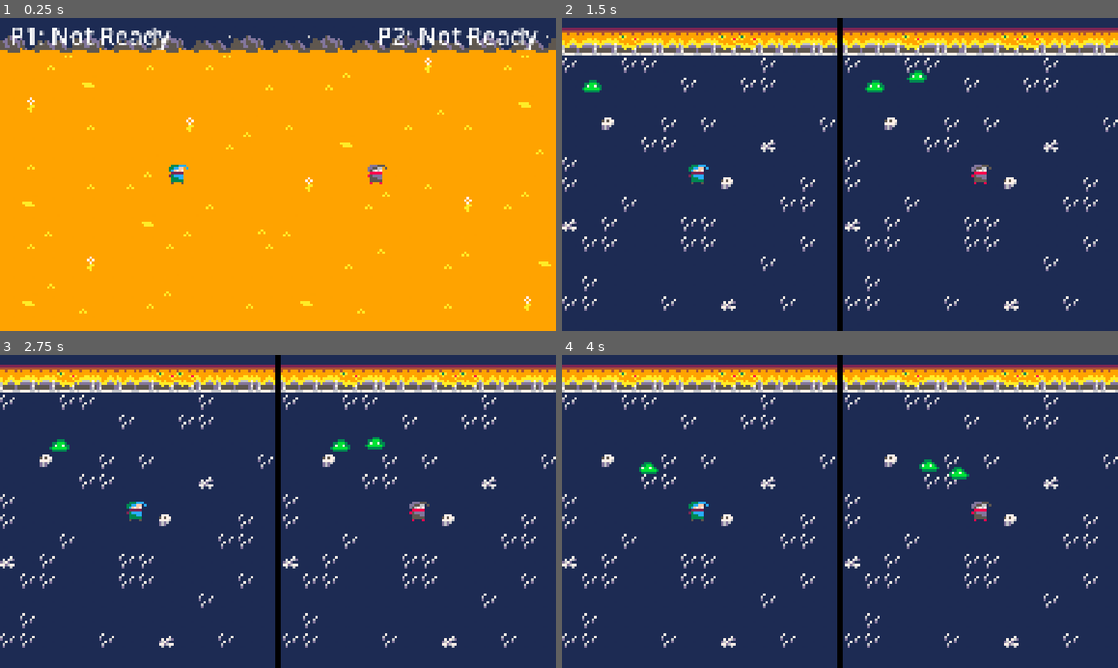
Above: before the commit, frames 1-4 (two rows, left to right).
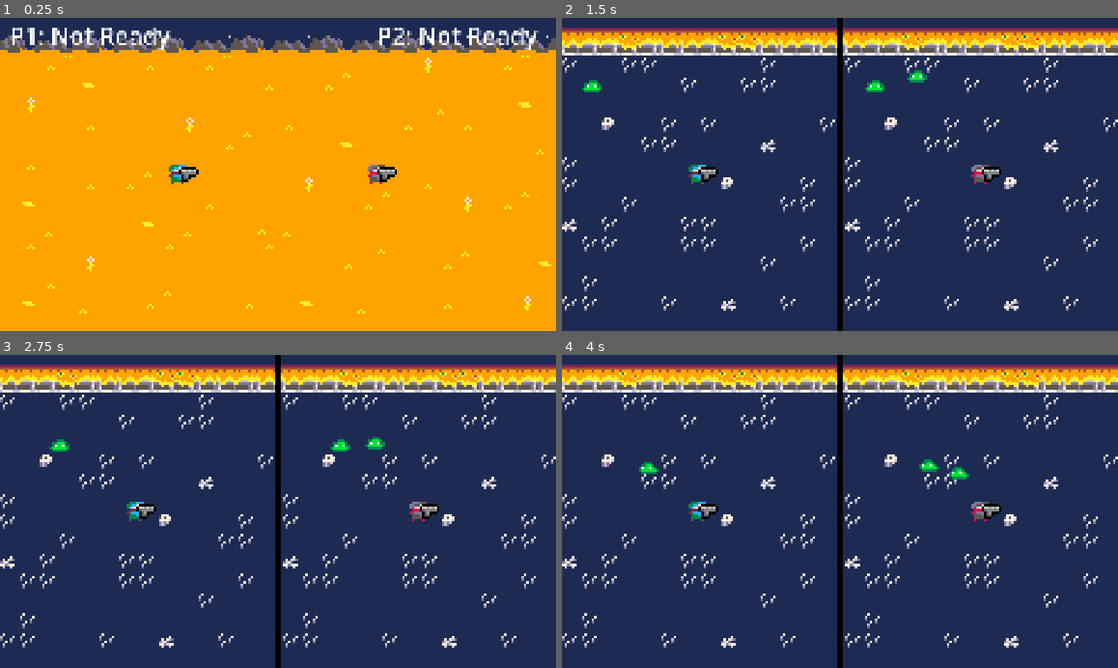
Above: after the commit, the same moments.

Repository: SamZhang150/rivals-ascent
Game: Godot game, scene res://scenes/core/splitscreen.tscn
Same seed, same stepped clock (60 frames per second), same inputs: the game is played once before the commit and once after it.
Inputs (mouse positions are in pixels of both pictures, inside the frame that each line leads up to):
- Up to frame 1 (0.25 s): no input
- Up to frame 2 (1.5 s): tap Enter at 0.5 s; move the mouse to (962, 158) at 0.52 s; hold Shift (p1_ready) 0.53-1.28 s; tap Space at 1.25 s; move the mouse to (728, 190) at 1.27 s; tap M (p2_ready) at 1.35 s
- Up to frame 3 (2.75 s): move the mouse to (333, 442) at 2.02 s; hold Shift (p1_ready) from 2.03 s (still down)
- Up to frame 4 (4 s): move the mouse to (812, 574) at 2.77 s; release Shift (p1_ready) at 2.78 s; tap M (p2_ready) at 2.85 s; move the mouse to (1006, 558) at 3.52 s; hold Shift (p1_ready) from 3.53 s (still down)

The runs differ from the first frame. In frame 1, 0.3% of the frame differs, in the area x 32-72%, y 47-53%; in frame 2, 0.3%, in the area x 24-79%, y 47-53%; in frame 3, 0.3%; in frame 4, 0.3%.

Commit message:
add working pistol

Diff:
--- /dev/null
+++ b/scenes/entities/weapons/laser_projectile.tscn
@@ -0,0 +1,14 @@
+[gd_scene format=3 uid="uid://o5n41athbj2o"]
+
+[ext_resource type="Script" uid="uid://bvxaper7lmckk" path="res://scripts/weapons/laser_projectile.gd" id="1_8yp8m"]
+
+[sub_resource type="RectangleShape2D" id="RectangleShape2D_7w3fs"]
+size = Vector2(14, 4)
+
+[node name="LaserProjectile" type="Area2D" unique_id=95862038]
+collision_layer = 0
+collision_mask = 49
+script = ExtResource("1_8yp8m")
+
+[node name="CollisionShape2D" type="CollisionShape2D" parent="." unique_id=1418786239]
+shape = SubResource("RectangleShape2D_7w3fs")
--- a/scenes/entities/weapons/pistol.tscn
+++ b/scenes/entities/weapons/pistol.tscn
@@ -2,10 +2,7 @@
 
 [ext_resource type="Texture2D" uid="uid://ce8ba5aftjvwc" path="res://assets/sprites/weapons/pistol.png" id="1_jgh6n"]
 [ext_resource type="Script" uid="uid://do6ylt0ahl1lb" path="res://scripts/weapons/gun.gd" id="1_pojl6"]
-
-[sub_resource type="AtlasTexture" id="AtlasTexture_pojl6"]
-atlas = ExtResource("1_jgh6n")
-region = Rect2(0, 0, 12, 8)
+[ext_resource type="PackedScene" uid="uid://o5n41athbj2o" path="res://scenes/entities/weapons/laser_projectile.tscn" id="2_o4rq5"]
 
 [sub_resource type="AtlasTexture" id="AtlasTexture_3dj15"]
 atlas = ExtResource("1_jgh6n")
@@ -19,12 +16,13 @@
 atlas = ExtResource("1_jgh6n")
 region = Rect2(36, 0, 12, 8)
 
+[sub_resource type="AtlasTexture" id="AtlasTexture_pojl6"]
+atlas = ExtResource("1_jgh6n")
+region = Rect2(0, 0, 12, 8)
+
 [sub_resource type="SpriteFrames" id="SpriteFrames_kkxoa"]
 animations = [{
 "frames": [{
-"duration": 1.0,
-"texture": SubResource("AtlasTexture_pojl6")
-}, {
 "duration": 0.5,
 "texture": SubResource("AtlasTexture_3dj15")
 }, {
@@ -49,9 +47,15 @@
 
 [node name="Pistol" type="Node2D" unique_id=1518235098]
 script = ExtResource("1_pojl6")
+fire_rate = 6.0
+damage = 10
+bullet_length = 4.0
+bullet_speed = 280.0
+max_ammo = 10
+reload_time = 1.0
+current_ammo = 10
+projectile_scene = ExtResource("2_o4rq5")
 
 [node name="AnimatedSprite2D" type="AnimatedSprite2D" parent="." unique_id=110348040]
 sprite_frames = SubResource("SpriteFrames_kkxoa")
 animation = &"fire"
-frame = 3
-frame_progress = 1.0
--- /dev/null
+++ b/scenes/levels/main_menu.tscn
@@ -0,0 +1,29 @@
+[gd_scene format=3 uid="uid://b1envwqcleqv6"]
+
+[ext_resource type="Script" path="res://scenes/core/main_menu.gd" id="1_fsby3"]
+[ext_resource type="Texture2D" uid="uid://dkgcfxryu0qe2" path="res://assets/sprites/ui/play.png" id="2_geflf"]
+[ext_resource type="Texture2D" uid="uid://p5wu83a55lgn" path="res://assets/sprites/ui/playpress.png" id="3_fkd6t"]
+[ext_resource type="Texture2D" uid="uid://do5f8jg22h2m4" path="res://assets/sprites/ui/playhover.png" id="4_keln3"]
+
+[node name="MainMenu" type="Control" unique_id=1201258221]
+layout_mode = 3
+anchors_preset = 0
+offset_right = 40.0
+offset_bottom = 40.0
+script = ExtResource("1_fsby3")
+
+[node name="TextureRect" type="TextureRect" parent="." unique_id=1210137148]
+layout_mode = 0
+offset_right = 40.0
+offset_bottom = 40.0
+
+[node name="TextureButton" type="TextureButton" parent="." unique_id=170748528]
+layout_mode = 0
+offset_left = 84.0
+offset_top = 56.0
+offset_right = 624.0
+offset_bottom = 236.0
+scale = Vector2(0.1, 0.1)
+texture_normal = ExtResource("2_geflf")
+texture_pressed = ExtResource("3_fkd6t")
+texture_hover = ExtResource("4_keln3")
--- a/scripts/enemies/slime.gd
+++ b/scripts/enemies/slime.gd
@@ -3,7 +3,7 @@
 signal died
 
 @export var speed := randf_range(10, 15)
-@export var max_health := 7
+@export var max_health := 70
 @export var touch_damage := 2
 @export var knockback_strength := 110.0
 
--- a/scripts/player.gd
+++ b/scripts/player.gd
@@ -21,7 +21,8 @@
 # ─── CONFIG ──────────────────────────────────────────────
 @export var speed: float = 50.0
 @export var max_health: int = 100
-@export var attack_damage: int = 20
+@export var starter_weapon_scene: PackedScene = preload("res://scenes/entities/weapons/pistol.tscn")
+@export var weapon_offset: Vector2 = Vector2(5, -1)
 
 # ─── STATE ───────────────────────────────────────────────
 var player_id: int = 1  # set by game manager on spawn
@@ -29,6 +30,8 @@
 var can_attack: bool = false
 var health: int = max_health
 var is_attacking: bool = false
+var last_move_direction: Vector2 = Vector2.RIGHT
+var equipped_weapon: Node2D = null
 
 # Shop / progression state
 var gold: int = 100
@@ -57,10 +60,10 @@
 	# Connect hitbox to receive damage
 	var hitbox := $HitboxArea
 	hitbox.add_to_group("player_hitbox")
-	hitbox.area_entered.connect(_on_hitbox_area_entered)
 
 	health = max_health
 	$AnimatedSprite2D.play(_prefix + "idle")
+	_equip_starter_weapon()
 
 
 func _physics_process(_delta: float) -> void:
@@ -80,11 +83,12 @@
 	input_dir.y = Input.get_axis(_prefix + "up", _prefix + "down")
 	input_dir = input_dir.normalized()
 	if input_dir != Vector2.ZERO:
-		input_dir = input_dir.normalized()
+		last_move_direction = input_dir
 		velocity = input_dir * speed
 		$AnimatedSprite2D.play(_prefix + "run")
 		if input_dir.x != 0:
 			$AnimatedSprite2D.flip_h = input_dir.x < 0
+		_update_weapon_pose(input_dir)
 	else:
 		velocity = velocity.move_toward(Vector2.ZERO, speed)
 		$AnimatedSprite2D.play(_prefix + "idle")
@@ -111,8 +115,68 @@
 	if not can_attack:
 		return
 
-	if event.is_action_pressed(_prefix + "attack") and not is_attacking:
-		_perform_attack()
+
+func can_fire_weapon() -> bool:
+	return not shop_ui_open and can_move and visible
+
+
+func get_last_move_direction() -> Vector2:
+	return last_move_direction
+
+
+func get_attack_action_name() -> String:
+	return _prefix + "attack"
+
+
+func _equip_starter_weapon() -> void:
+	if starter_weapon_scene == null:
+		return
+	if equipped_weapon != null and is_instance_valid(equipped_weapon):
+		equipped_weapon.queue_free()
+
+	equipped_weapon = starter_weapon_scene.instantiate() as Node2D
+	if equipped_weapon == null:
+		return
+
+	equipped_weapon.position = weapon_offset
+	add_child(equipped_weapon)
+	_update_weapon_pose(last_move_direction)
+
+
+func _update_weapon_pose(move_dir: Vector2) -> void:
+	if equipped_weapon == null or not is_instance_valid(equipped_weapon):
+		return
+
+	if move_dir == Vector2.ZERO:
+		move_dir = last_move_direction
+	move_dir = move_dir.normalized()
+
+	var x: float = absf(weapon_offset.x)
+	var y: float = weapon_offset.y
+	var on_right_semicircle: bool = move_dir.x > 0.0
+
+	if absf(move_dir.x) >= absf(move_dir.y):
+		if move_dir.x < 0.0:
+			equipped_weapon.position = Vector2(-x, y)
+		else:
+			equipped_weapon.position = Vector2(x, y)
+	else:
+		if move_dir.y < 0.0:
+			equipped_weapon.position = Vector2(y, -x)
+		else:
+			equipped_weapon.position = Vector2(y, x)
+
+	if on_right_semicircle:
+		var right_angle: float = atan2(move_dir.y, move_dir.x)
+		equipped_weapon.rotation = PI + right_angle
+	else:
+		var left_angle: float = atan2(-move_dir.y, -move_dir.x)
+		equipped_weapon.rotation = left_angle
+
+	var weapon_sprite := equipped_weapon.get_node_or_null("AnimatedSprite2D") as AnimatedSprite2D
+	if weapon_sprite != null:
+		weapon_sprite.flip_h = false
+		weapon_sprite.flip_v = on_right_semicircle
 
 
 func _perform_attack() -> void:
@@ -127,18 +191,6 @@
 	is_attacking = false
 	attack_area.monitoring = false
 
-
-func _on_hitbox_area_entered(area: Area2D) -> void:
-	# Check if the incoming area is another player's AttackArea
-	var attacker := area.get_parent()
-
-	if attacker == null or attacker == self:
-		return
-
-	if attacker.is_in_group("player"):
-		take_damage(attacker.attack_damage)
-
-
 func take_damage(amount: int) -> void:
 	health -= amount
 
--- a/scripts/weapons/gun.gd
+++ b/scripts/weapons/gun.gd
@@ -1,11 +1,115 @@
 extends Node2D
 
+@export var fire_rate: float = 5.0
+@export var is_auto: bool = false
+@export var damage: int = 2
+@export var bullet_radius: float = 2.0
+@export var bullet_length: float = 10.0
+@export var bullet_speed: float = 260.0
+@export var max_ammo: int = 8
+@export var reload_time: float = 1.1
+@export var current_ammo: int = 8
+@export var projectile_scene: PackedScene
 
-# Called when the node enters the scene tree for the first time.
-func _ready() -> void:
-	pass # Replace with function body.
+var _fire_cooldown: float = 0.0
+var _reload_cooldown: float = 0.0
+var _is_reloading: bool = false
+
+@onready var sprite: AnimatedSprite2D = $AnimatedSprite2D
 
 
-# Called every frame. 'delta' is the elapsed time since the previous frame.
+func _ready() -> void:
+	current_ammo = clamp(current_ammo, 0, max_ammo)
+	sprite.animation_finished.connect(_on_gun_animation_finished)
+	sprite.play("idle")
+
+
 func _process(delta: float) -> void:
-	pass
+	_fire_cooldown = max(_fire_cooldown - delta, 0.0)
+
+	if _is_reloading:
+		_reload_cooldown -= delta
+		if _reload_cooldown <= 0.0:
+			_finish_reload()
+		return
+
+	if not _can_owner_shoot():
+		return
+
+	var owner_player := get_parent()
+	if owner_player == null:
+		return
+
+	var action := owner_player.call("get_attack_action_name") as String
+	if action.is_empty():
+		return
+
+	var wants_to_fire := Input.is_action_pressed(action) if is_auto else Input.is_action_just_pressed(action)
+	if wants_to_fire:
+		try_fire()
+
+
+func try_fire() -> void:
+	if _fire_cooldown > 0.0 or _is_reloading:
+		return
+
+	if current_ammo <= 0:
+		_start_reload()
+		return
+
+	var owner_player := get_parent()
+	if owner_player == null:
+		return
+
+	var projectile := projectile_scene.instantiate()
+	if projectile == null:
+		return
+
+	var shoot_dir := owner_player.call("get_last_move_direction") as Vector2
+	if shoot_dir == Vector2.ZERO:
+		shoot_dir = Vector2.RIGHT
+
+	current_ammo -= 1
+	_fire_cooldown = 1.0 / max(fire_rate, 0.01)
+
+	var spawn_distance := (bullet_length * 0.5) + (bullet_radius * 3.0)
+	projectile.global_position = global_position + (shoot_dir * spawn_distance)
+	projectile.rotation = shoot_dir.angle()
+	projectile.call("setup", damage, bullet_radius, bullet_length, bullet_speed, shoot_dir, owner_player)
+
+	var world := get_tree().current_scene
+	if world == null:
+		world = get_tree().root
+	world.add_child(projectile)
+
+	sprite.play("fire")
+	if current_ammo <= 0:
+		_start_reload()
+
+
+func _start_reload() -> void:
+	if _is_reloading or current_ammo >= max_ammo:
+		return
+	_is_reloading = true
+	_reload_cooldown = max(reload_time, 0.05)
+
+
+func _finish_reload() -> void:
+	_is_reloading = false
+	current_ammo = max_ammo
+
+
+func _can_owner_shoot() -> bool:
+	var owner_player := get_parent()
+	if owner_player == null:
+		return false
+	if not owner_player.is_in_group("player"):
+		return false
+	if owner_player.has_method("can_fire_weapon"):
+		return owner_player.call("can_fire_weapon")
+	return true
+
+
+func _on_gun_animation_finished() -> void:
+	if sprite.animation == "fire":
+		sprite.play("idle")
--- /dev/null
+++ b/scripts/weapons/laser_projectile.gd
@@ -0,0 +1,126 @@
+extends Area2D
+
+@export var damage: int = 1
+@export var bullet_radius: float = 2.0
+@export var bullet_length: float = 10.0
+@export var bullet_speed: float = 220.0
+@export var life_time: float = 2.0
+
+var direction: Vector2 = Vector2.RIGHT
+var projectile_owner: Node = null
+var _elapsed: float = 0.0
+
+@onready var collision_shape: CollisionShape2D = $CollisionShape2D
+
+
+func _ready() -> void:
+	collision_layer = 8
+	collision_mask = 49
+	area_entered.connect(_on_area_entered)
+	body_entered.connect(_on_body_entered)
+	_update_collision_shape()
+	queue_redraw()
+
+
+func _process(delta: float) -> void:
+	global_position += direction * bullet_speed * delta
+	_elapsed += delta
+	if _elapsed >= life_time:
+		queue_free()
+
+
+func setup(new_damage: int, new_radius: float, new_length: float, new_speed: float, new_direction: Vector2, new_owner: Node = null) -> void:
+	damage = new_damage
+	bullet_radius = max(new_radius, 0.5)
+	bullet_length = max(new_length, 0.0)
+	bullet_speed = max(new_speed, 1.0)
+	direction = new_direction.normalized() if new_direction != Vector2.ZERO else Vector2.RIGHT
+	projectile_owner = new_owner
+	rotation = direction.angle()
+	_update_collision_shape()
+	queue_redraw()
+
+
+func _update_collision_shape() -> void:
+	if collision_shape == null:
+		return
+
+	var shape := RectangleShape2D.new()
+	shape.size = Vector2((bullet_radius * 2.0) + bullet_length, bullet_radius * 2.0)
+	collision_shape.shape = shape
+
+
+func _draw() -> void:
+	var r := bullet_radius
+	var body_len := bullet_length
+	var half_capsule := (body_len * 0.5) + r
+	var left_center := Vector2(-body_len * 0.5, 0.0)
+	var right_center := Vector2(body_len * 0.5, 0.0)
+
+	# Outer red pill
+	var outer_rect := Rect2(Vector2(-body_len * 0.5, -r), Vector2(body_len, r * 2.0))
+	draw_rect(outer_rect, Color(0.95, 0.12, 0.12, 1.0), true)
+	draw_circle(left_center, r, Color(0.95, 0.12, 0.12, 1.0))
+	draw_circle(right_center, r, Color(0.95, 0.12, 0.12, 1.0))
+
+	# Inner white core
+	var inner_r: float = max(r - 0.8, 0.2)
+	var inner_len: float = max(body_len - 1.6, 0.0)
+	var inner_left := Vector2(-inner_len * 0.5, 0.0)
+	var inner_right := Vector2(inner_len * 0.5, 0.0)
+	var inner_rect := Rect2(Vector2(-inner_len * 0.5, -inner_r), Vector2(inner_len, inner_r * 2.0))
+	draw_rect(inner_rect, Color(1.0, 1.0, 1.0, 1.0), true)
+	draw_circle(inner_left, inner_r, Color(1.0, 1.0, 1.0, 1.0))
+	draw_circle(inner_right, inner_r, Color(1.0, 1.0, 1.0, 1.0))
+
+	# Soft glow on the right side
+	var glow_center := Vector2(half_capsule + (r * 0.6), 0.0)
+	for i in range(4):
+		var t := float(i) / 3.0
+		var glow_r := r * (1.6 + t * 1.2)
+		var alpha := 0.16 * (1.0 - t)
+		draw_circle(glow_center, glow_r, Color(1.0, 0.45, 0.45, alpha))
+
+
+func _on_area_entered(area: Area2D) -> void:
+	var target := area.get_parent()
+	if target == null or target == projectile_owner:
+		return
+
+	if target.is_in_group("enemies"):
+		_apply_enemy_damage(target)
+		queue_free()
+		return
+
+	if area.is_in_group("player_hitbox") and target.is_in_group("player"):
+		_apply_player_damage(target)
+		queue_free()
+
+
+func _on_body_entered(body: Node) -> void:
+	if body == null or body == projectile_owner:
+		return
+
+	if body.is_in_group("enemies"):
+		_apply_enemy_damage(body)
+		queue_free()
+		return
+
+	if body.is_in_group("player"):
+		_apply_player_damage(body)
+		queue_free()
+		return
+
+	queue_free()
+
+
+func _apply_enemy_damage(enemy: Node) -> void:
+	if enemy.has_method("lower_health"):
+		enemy.lower_health(damage)
+	elif enemy.has_method("take_damage"):
+		enemy.take_damage(damage, global_position)
+
+
+func _apply_player_damage(player: Node) -> void:
+	if player.has_method("take_damage"):
+		player.take_damage(damage)
Not shown, added: scripts/weapons/laser_projectile.gd.uid
